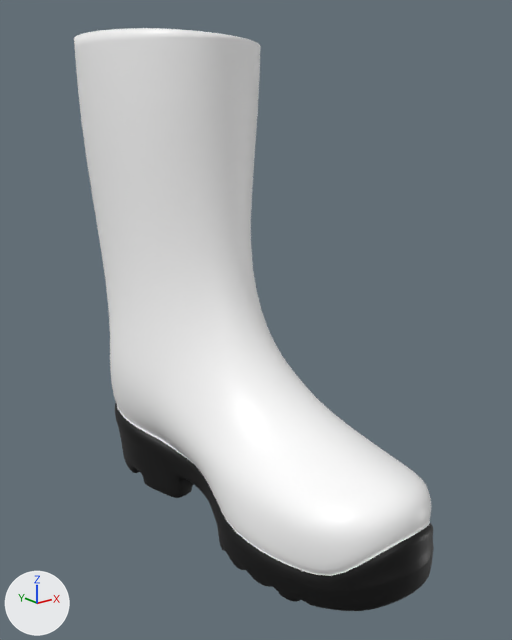
Two versions of the glTF model assets/models/left_boot.glb, one commit apart.
The view is the same before and after, from a 50 mm camera at (0.169, -0.302, 0.233) aimed at (0.403, -0.009, 0.115). The lights are fixed; the arrows at lower left show +X, +Y and +Z. The older version comes first. Vertices at exactly the same position are counted once.

Before the edit, the objects in view are built like this:
```python
me_rubber_boots_lod0_l = bpy.data.meshes.new('rubber_boots_LOD0.L')
me_rubber_boots_lod0_l.from_pydata(...)  # 6156 vertices, 12308 faces; spans x -0.046..0.045, y -0.132..0.134, z 0.0..0.266
# faces by material slot: [4164, 8144]
me_rubber_boots_lod0_l.materials.append(mat_leather)  # white #ffffff
me_rubber_boots_lod0_l.materials.append(mat_material_sole)  # black #000000
ob_rubber_boots_dirty_l_lod0 = bpy.data.objects.new('rubber_boots_dirty_l_LOD0', me_rubber_boots_lod0_l)
ob_rubber_boots_dirty_l_lod0.location = (0.4, 0.0, 0.0)
```
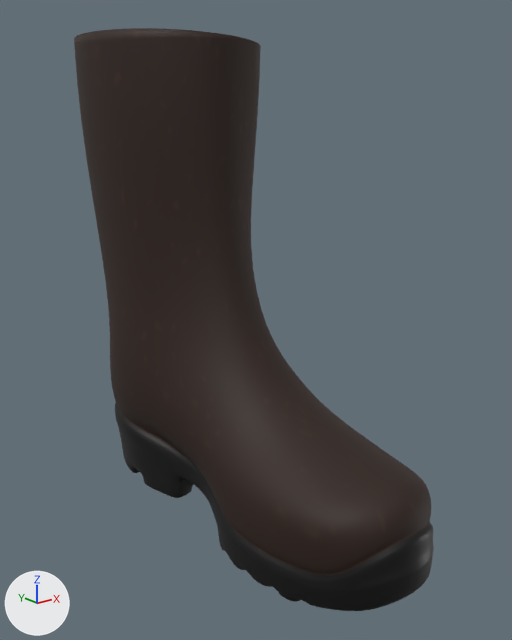
Diff of the bpy script that builds the scene:
```diff
--- a/assets/models/left_boot.glb.py
+++ b/assets/models/left_boot.glb.py
@@ img_rubber_boots_dirty_l_lod0_normal @@
+img_rubber_boots_dirty_l_lod0_normal = load_image('rubber_boots_dirty_l_LOD0_Normal', '_unpacked/rubber_boots_dirty_l_LOD0_Normal', 2048, 2048, 'Non-Color')
@@ img_rubber_boots_dirty_l_lod0_color @@
+img_rubber_boots_dirty_l_lod0_color = load_image('rubber_boots_dirty_l_LOD0_Color', '_unpacked/rubber_boots_dirty_l_LOD0_Color', 2048, 2048, 'sRGB')
@@ img_rubber_boots_dirty_l_lod0_roughness @@
+img_rubber_boots_dirty_l_lod0_roughness = load_image('rubber_boots_dirty_l_LOD0_Roughness', '_unpacked/rubber_boots_dirty_l_LOD0_Roughness', 2048, 2048, 'Non-Color')
@@ mat_leather_001 @@
+mat_leather_001 = bpy.data.materials.new('Leather.001')
+# uses the picture img_rubber_boots_dirty_l_lod0_color
+# uses the picture img_rubber_boots_dirty_l_lod0_normal
+# uses the picture img_rubber_boots_dirty_l_lod0_roughness
@@ me_rubber_boots_lod0_l @@
 me_rubber_boots_lod0_l.from_pydata(...)  # 6156 vertices, 12308 faces; spans x -0.046..0.045, y -0.132..0.134, z 0.0..0.266
 # used by ob_rubber_boots_dirty_l_lod0; location = (0.4, 0.0, 0.0)
+# me_rubber_boots_lod0_l part 1: all 4164 faces that had it switch from mat_leather (white #ffffff) to mat_leather_001
+# me_rubber_boots_lod0_l part 2: texture (UV) coordinates of 12308 of 12308 faces, centred in x -0.046..0.045, y -0.132..0.134, z 0.0..0.266, changed; they spanned u 0.0..1.0, v 0.02..0.82 and now span u 0.01..0.99, v 0.01..0.99
 me_rubber_boots_lod0_l.materials.append(mat_material_sole)
```

Location of each change, [x1, y1, x2, y2] in pixels of the pictures (512 x 640 px):
'rubber_boots_dirty_l_LOD0', recoloured, surface changed (darker)
    both: [74, 28, 433, 579]
part 1 of me_rubber_boots_lod0_l, recoloured (darker)
    both: [74, 28, 431, 576]
part 2 of me_rubber_boots_lod0_l, surface changed (darker)
    both: [74, 28, 433, 579]
